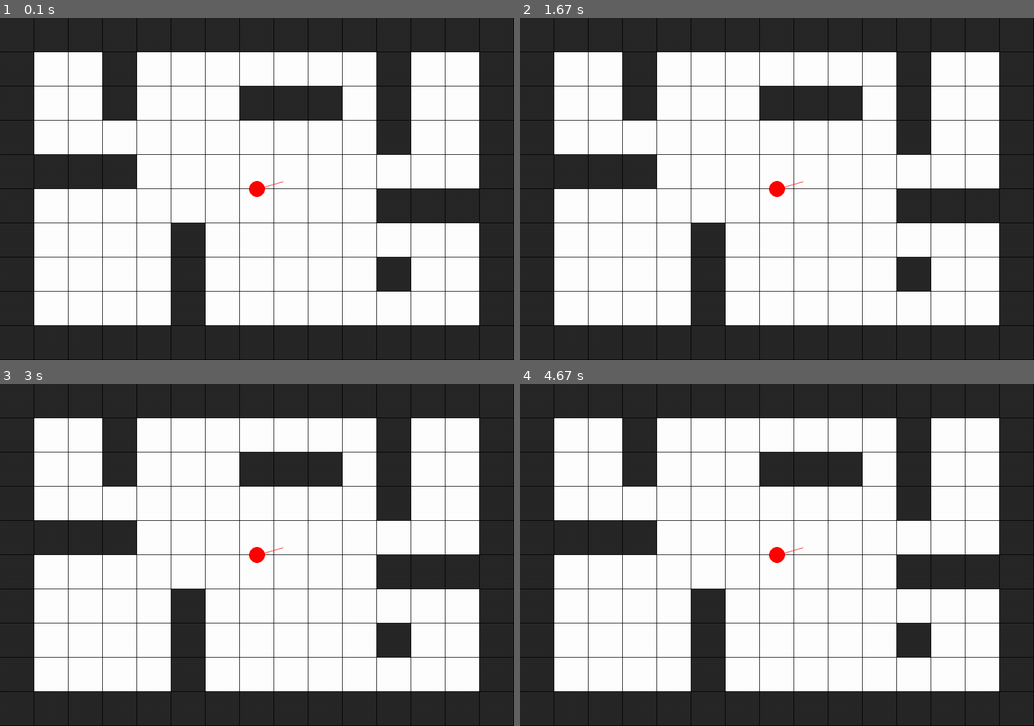
Above: before the commit, frames 1-4 (two rows, left to right).
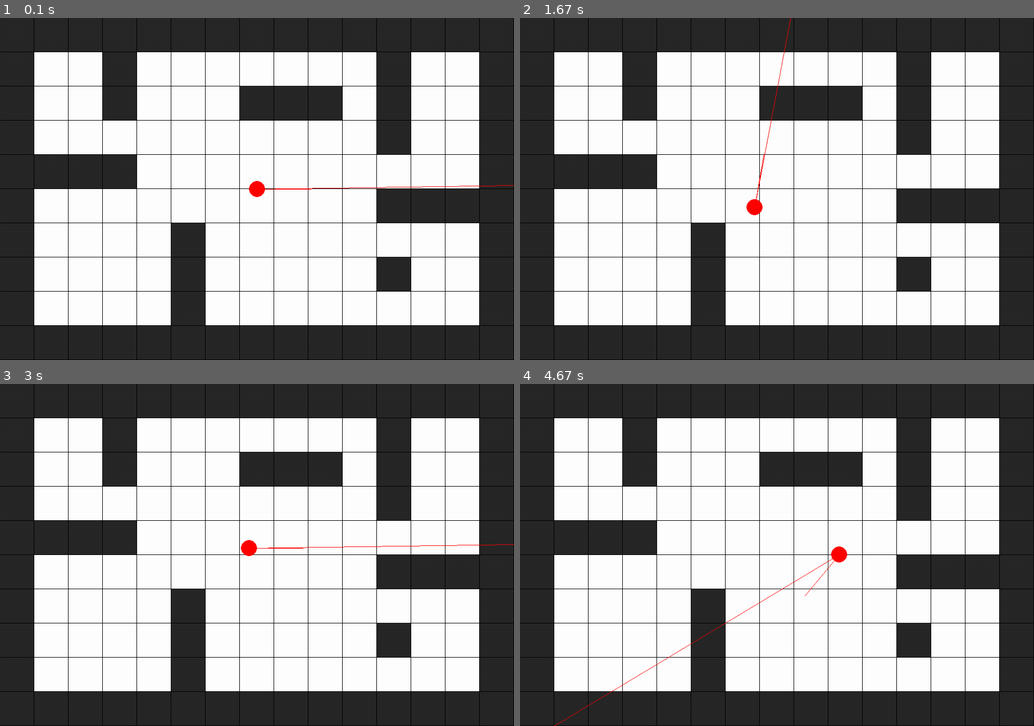
Above: after the commit, the same moments.

Repository: Msahalgithub/RayCaster-Pygame
Game: pygame game, started from src/main.py
Same seed, same stepped clock (60 frames per second), same inputs: the game is played once before the commit and once after it.
Inputs:
- Up to frame 1 (0.1 s): no input
- Up to frame 2 (1.67 s): hold D 0.33-0.8 s; hold W 0.83-1.13 s; hold D 1.17-1.63 s
- Up to frame 3 (3 s): hold A 1.67-2.2 s; hold S 2.23-2.53 s; hold A 2.57-2.97 s
- Up to frame 4 (4.67 s): hold W 3-3.37 s; hold D 3.4-4.03 s; hold S 4.07-4.43 s; hold A from 4.47 s (still down)

The runs differ from the first frame. In frame 1, 0.2% of the frame differs, in the area x 51-100%, y 47-51%; in frame 2, 0.4%; in frame 3, 0.3%; in frame 4, 0.5%, in the area x 6-64%, y 47-100%.

Commit message:
RayCater class

Diff:
--- a/src/main.py
+++ b/src/main.py
@@ -3,12 +3,18 @@
 from settings import *
 from map import Map
 from player import Player
+from ray import Ray
+from raycaster import RayCaster
 
 ()
 
 screen = pygame.display.set_mode((WIDTH, HEIGHT))
+clock = pygame.time.Clock()
+
 game_map = Map()
 player_instance = Player()
+
+
 while True:
     for event in pygame.event.get():
         if event.type == pygame.KEYDOWN:
@@ -19,5 +25,7 @@
     screen.fill("black")
     game_map.render(screen=screen)
     player_instance.render(screen)
-
+    ray = Ray(player_instance.rotationAngle, player_instance)
+    ray.render(screen)
     pygame.display.update()
+    clock.tick(60)
--- a/src/player.py
+++ b/src/player.py
@@ -11,16 +11,45 @@
         self.y = HEIGHT / 2
         self.radius = 15
         self.color = "red"
-        self.rotationAngle = 50
+        self.rotationAngle = 0
+        self.turnDirection = 0
+        self.walkDirection = 0
+        self.rotationSpeed = 5 * (math.pi / 180)
+        self.moveSpeed = 3
+
+    def player_controls(self):
+        self.turnDirection = 0
+        self.walkDirection = 0
+
+        key = pygame.key.get_pressed()
+
+        if key[pygame.K_d]:
+            self.turnDirection = 1
+
+        if key[pygame.K_a]:
+            self.turnDirection = -1
+
+        if key[pygame.K_w]:
+            self.walkDirection = 1
+
+        if key[pygame.K_s]:
+            self.walkDirection = -1
+
+        self.rotationAngle += self.turnDirection * self.rotationSpeed
+
+        move_step = self.walkDirection * self.moveSpeed
+        self.x += math.cos(self.rotationAngle) * move_step
+        self.y += math.sin(self.rotationAngle) * move_step
 
     def render(self, screen):
+        self.player_controls()
         pygame.draw.circle(screen, self.color, (self.x, self.y), self.radius)
         pygame.draw.line(
             screen,
             "red",
             (self.x, self.y),
             (
-                self.x + math.cos(self.rotationAngle) * 50,
-                self.y + math.sin(self.rotationAngle) * 50,
+                self.x + math.cos(self.rotationAngle) * 100,
+                self.y + math.sin(self.rotationAngle) * 100,
             ),
         )
--- a/src/ray.py
+++ b/src/ray.py
@@ -1 +1,28 @@
 import pygame, math
+
+
+def normalizeAngle(angle):
+    angle = angle % (2 * math.pi)
+    if angle < 0:
+        angle = (2 * math.pi) + angle
+    return angle
+
+
+class Ray:
+    def __init__(self, angle, player) -> None:
+        self.rayAngle = normalizeAngle(angle)
+        self.player = player
+
+    def cast(self): ...
+
+    def render(self, screen):
+        step = 50
+        pygame.draw.line(
+            screen,
+            "red",
+            (self.player.x, self.player.y),
+            (
+                self.player.x * math.cos(self.rayAngle) * step,
+                self.player.y * math.sin(self.rayAngle) * step,
+            ),
+        )
--- a/src/settings.py
+++ b/src/settings.py
@@ -1,3 +1,5 @@
+import math
+
 ROWS = 10
 COLS = 15
 
@@ -6,3 +8,6 @@
 HEIGHT = ROWS * TILE_SIZE
 
 RES = 4
+FOV = 60 * (math.pi / 180)
+
+NUM_RAYS = WIDTH // RES
